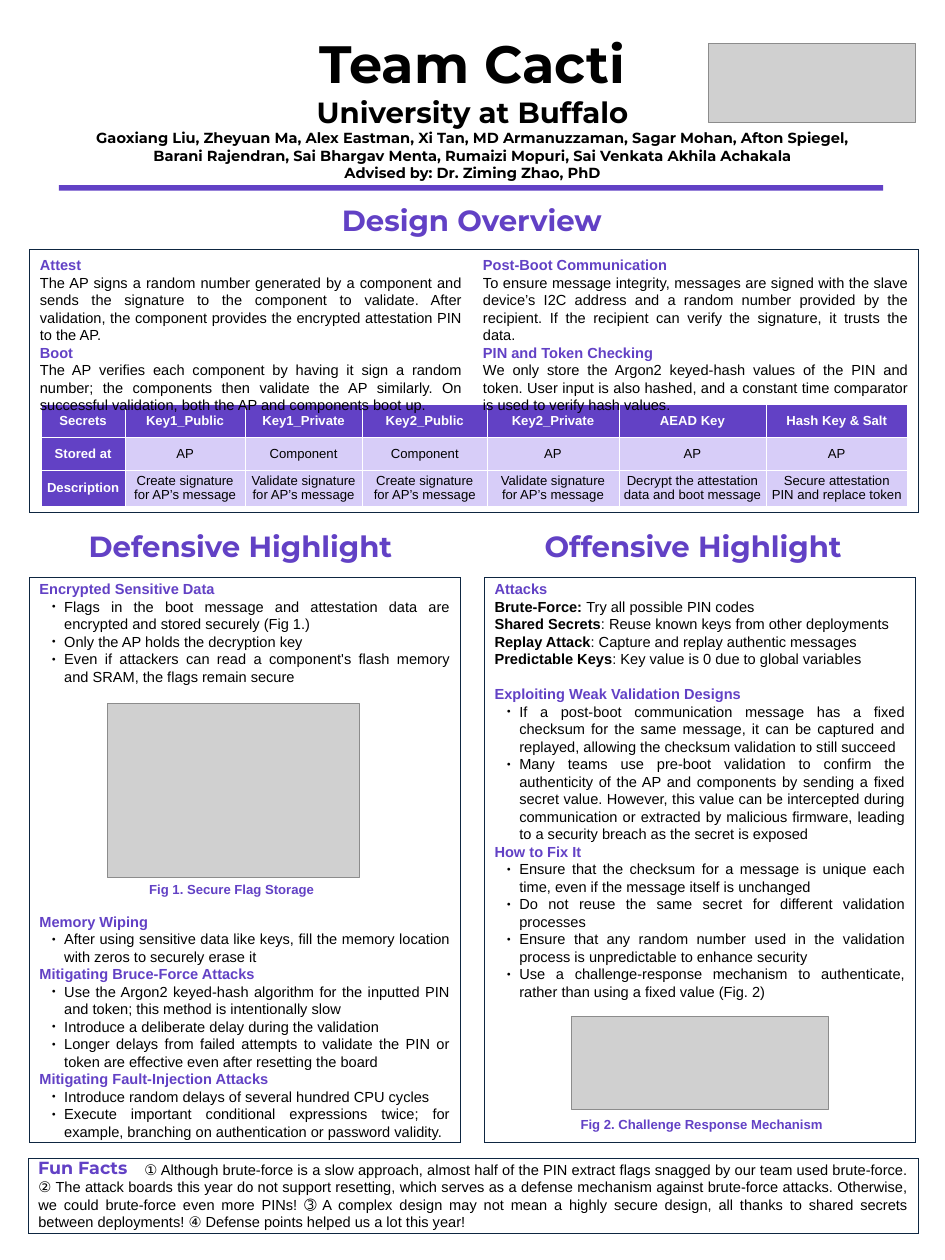
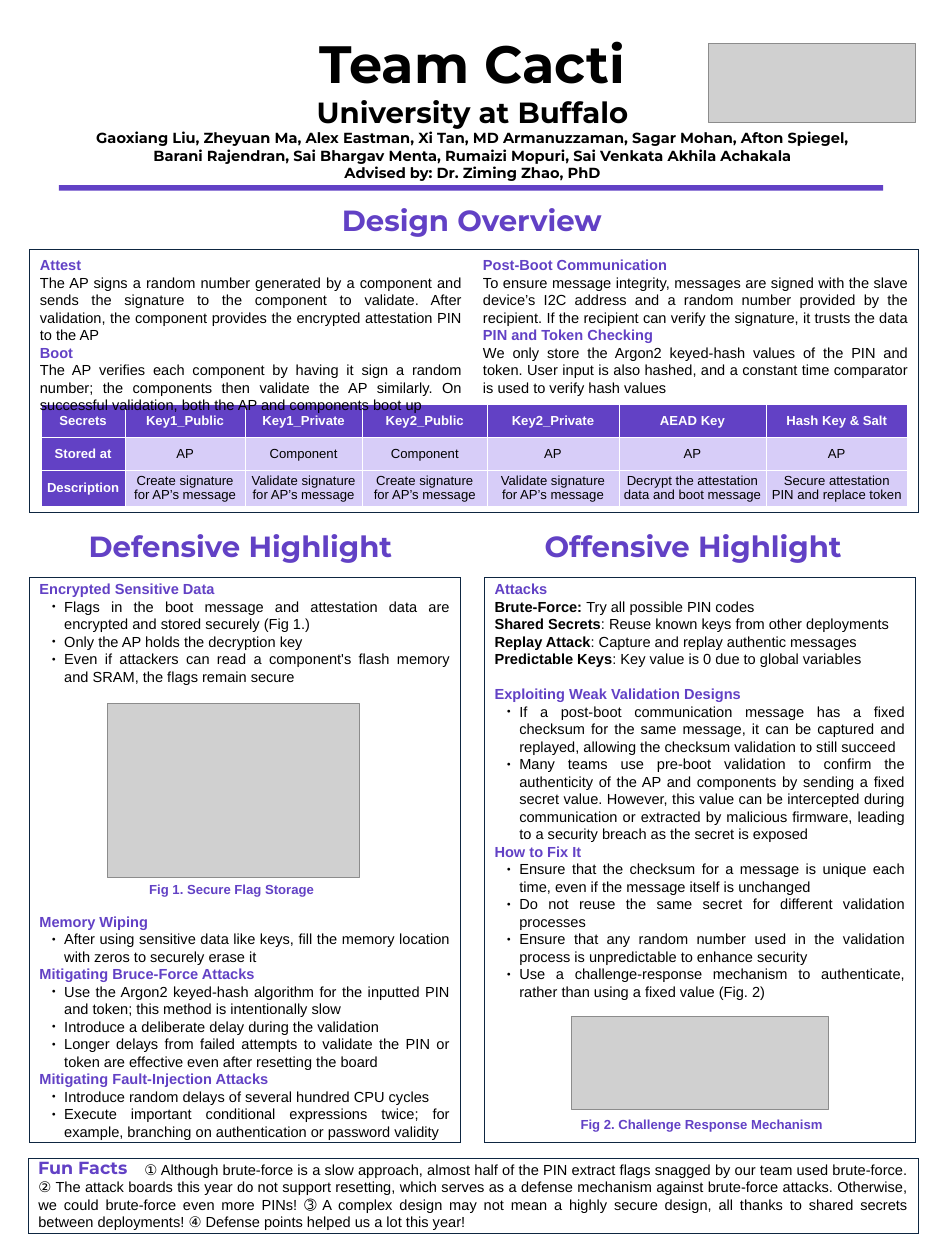
Before and after one commit to CactiLab/2024-ectf-ub-cacti-design, a slide deck: slide 1 of poster/2024 eCTF Poster Template (copy).pptx. Drawn at 945x1260 pixels with LibreOffice and Linux fonts; fonts in the diff are those of the drawing; grey boxes stand for pictures. Boxes give left, top, right and bottom in pixels: in the first picture for what was removed or moved away, otherwise in the second. Text is boxed around its words. In the diff, an @@ line names an element or a change of style, - is before the commit and + after.

Commit message:
Grammar and titles for figures

```diff
--- a/poster/2024 eCTF Poster Template (copy).pptx
+++ b/poster/2024 eCTF Poster Template (copy).pptx
@@ text at box(40, 277, 462, 340): text changed @@
-The AP signs a random number generated by a component and sends the signature to the component to validate. After validation, the component provides the encrypted attestation PIN to the AP.
+The AP signs a random number generated by a component and sends the signature to the component to validate. After validation, the component provides the encrypted attestation PIN to the AP
@@ text at box(483, 277, 908, 326): text changed @@
-To ensure message integrity, messages are signed with the slave device’s I2C address and a random number provided by the recipient. If the recipient can verify the signature, it trusts the data.
+To ensure message integrity, messages are signed with the slave device’s I2C address and a random number provided by the recipient. If the recipient can verify the signature, it trusts the data
@@ text at box(483, 347, 908, 396): text changed @@
-We only store the Argon2 keyed-hash values of the PIN and token. User input is also hashed, and a constant time comparator is used to verify hash values.
+We only store the Argon2 keyed-hash values of the PIN and token. User input is also hashed, and a constant time comparator is used to verify hash values
@@ text at box(40, 364, 461, 414): text changed @@
-The AP verifies each component by having it sign a random number; the components then validate the AP similarly. On successful validation, both the AP and components boot up.
+The AP verifies each component by having it sign a random number; the components then validate the AP similarly. On successful validation, both the AP and components boot up
@@ text in rectangle at box(64, 1108, 450, 1140): text changed @@
-  ● Execute important conditional expressions twice; for example, branching on authentication or password validity.
+  ● Execute important conditional expressions twice; for example, branching on authentication or password validity
```
